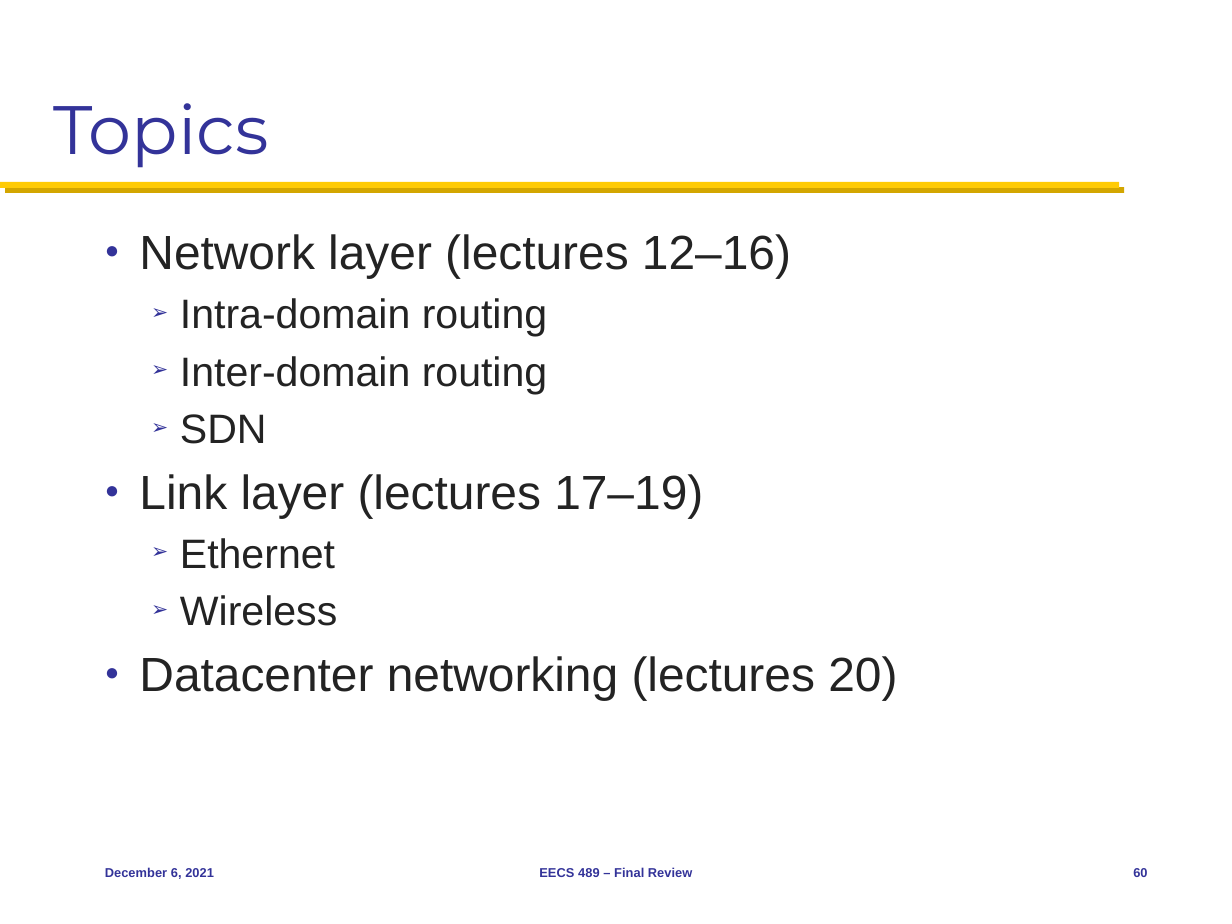
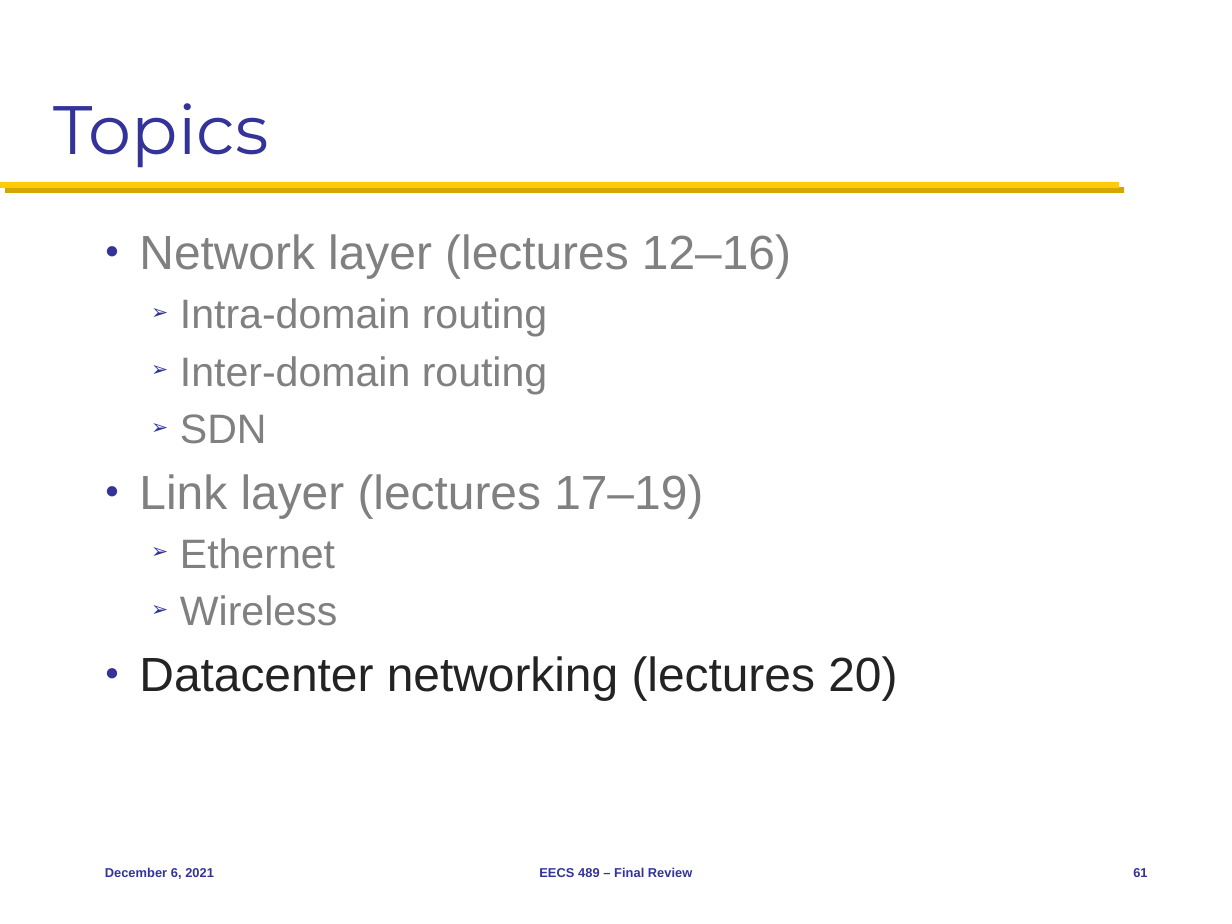
Before and after one commit to mosharaf/eecs489, a slide deck: slide 61 of Slides/120621.pptx (slide 60 before the commit). Drawn at 1232x924 pixels with LibreOffice and Linux fonts; fonts in the diff are those of the drawing. Boxes give left, top, right and bottom in pixels: in the first picture for what was removed or moved away, otherwise in the second. Text is boxed around its words. In the diff, an @@ line names an element or a change of style, - is before the commit and + after.

```diff
--- a/Slides/120621.pptx
+++ b/Slides/120621.pptx
@@ text at [139, 234, 791, 626]: text colour #232323 to #808080 in "Network layer (lectures 12–16)", "Intra-domain routing", "Inter-domain routing", "SDN" and 3 more places @@
@@ page number at [1133, 868, 1147, 877]: text changed @@
-60
+61
```
Also in this commit, not shown: 9 other slides changed, 1 slide added.
